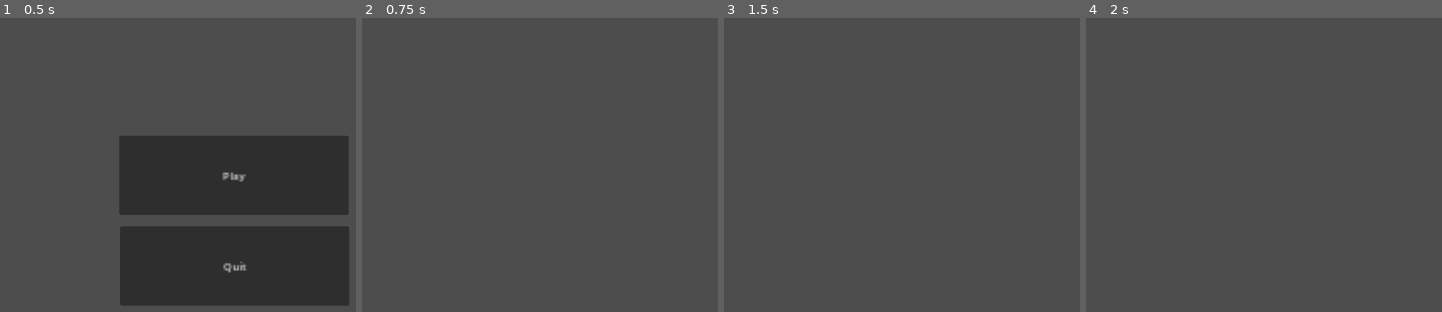
Above: before the commit, frames 1-4 (left to right).
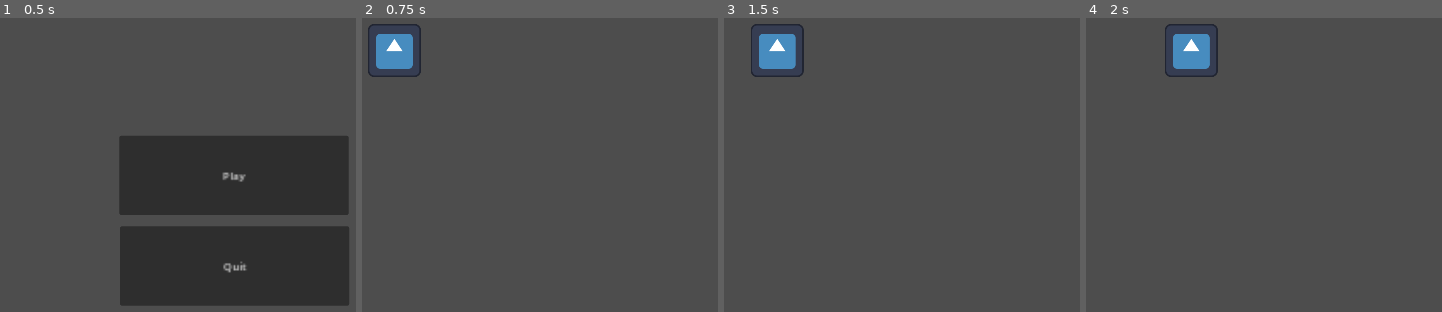
Above: after the commit, the same moments.

Repository: HuskyGameDev/2024s-team8
Game: Godot game, scene res://main.tscn
Two runs of this game, one before a commit and one after it. Both use one fixed random seed, a clock stepped at 60 frames per second and the inputs below. The engine's default icon, where the game draws it, is replaced by a stand-in: a white triangle on a blue panel in a dark square.
Inputs:
- Up to frame 1 (0.5 s): no input
- Up to frame 2 (0.75 s): click "Play" at 0.5 s
- Up to frame 3 (1.5 s): tap Enter at 1.25 s; hold D (RIGHT) from 1.28 s (still down)
- Up to frame 4 (2 s): keep holding D (RIGHT)

Frame 1 is identical in both runs. In frame 2, 1.6% of the frame differs, in the area x 1-17%, y 2-21%; in frame 3, 1.6%; in frame 4, 1.6%, in the area x 22-38%, y 2-21%.

Commit message:
Added [MENU] Button
Current Key Bind: ESCAPE KEY
Current Functionality: Close application
Future Functionality: Open menu screen to close came, close menu, open ?settings?, etc.

Diff:
--- a/Practice.tscn
+++ b/Practice.tscn
@@ -1,3 +1,24 @@
-[gd_scene format=3 uid="uid://d0g2sb4xpeawx"]
+[gd_scene load_steps=3 format=3 uid="uid://d0g2sb4xpeawx"]
+
+[ext_resource type="PackedScene" uid="uid://ckvleqm7iw707" path="res://player.tscn" id="1_wn444"]
+
+[sub_resource type="GDScript" id="GDScript_j7gmh"]
+script/source = "extends Node2D
+
+
+# Called when the node enters the scene tree for the first time.
+func _ready():
+	pass # Replace with function body.
+
+
+# Called every frame. 'delta' is the elapsed time since the previous frame.
+func _process(delta):
+	if Input.is_action_just_pressed(\"MENU\"):
+		get_tree().quit()
+
+"
 
 [node name="Node2D" type="Node2D"]
+script = SubResource("GDScript_j7gmh")
+
+[node name="Player" parent="." instance=ExtResource("1_wn444")]
--- a/player.gd
+++ b/player.gd
@@ -11,6 +11,8 @@
 # Called every frame. 'delta' is the elapsed time since the previous frame.
 func _process(delta):
 	var velocity = Vector2.ZERO # The Player's movement vector
+	if Input.is_action_just_pressed("MENU"):
+		get_tree().quit()
 	if Input.is_action_pressed("RIGHT"):
 		velocity.x += 1
 	if Input.is_action_pressed("LEFT"):
--- a/project.godot
+++ b/project.godot
@@ -48,3 +48,8 @@
 "events": [Object(InputEventKey,"resource_local_to_scene":false,"resource_name":"","device":-1,"window_id":0,"alt_pressed":false,"shift_pressed":false,"ctrl_pressed":false,"meta_pressed":false,"pressed":false,"keycode":0,"physical_keycode":70,"key_label":0,"unicode":102,"echo":false,"script":null)
 ]
 }
+MENU={
+"deadzone": 0.5,
+"events": [Object(InputEventKey,"resource_local_to_scene":false,"resource_name":"","device":-1,"window_id":0,"alt_pressed":false,"shift_pressed":false,"ctrl_pressed":false,"meta_pressed":false,"pressed":false,"keycode":0,"physical_keycode":4194305,"key_label":0,"unicode":0,"echo":false,"script":null)
+]
+}
